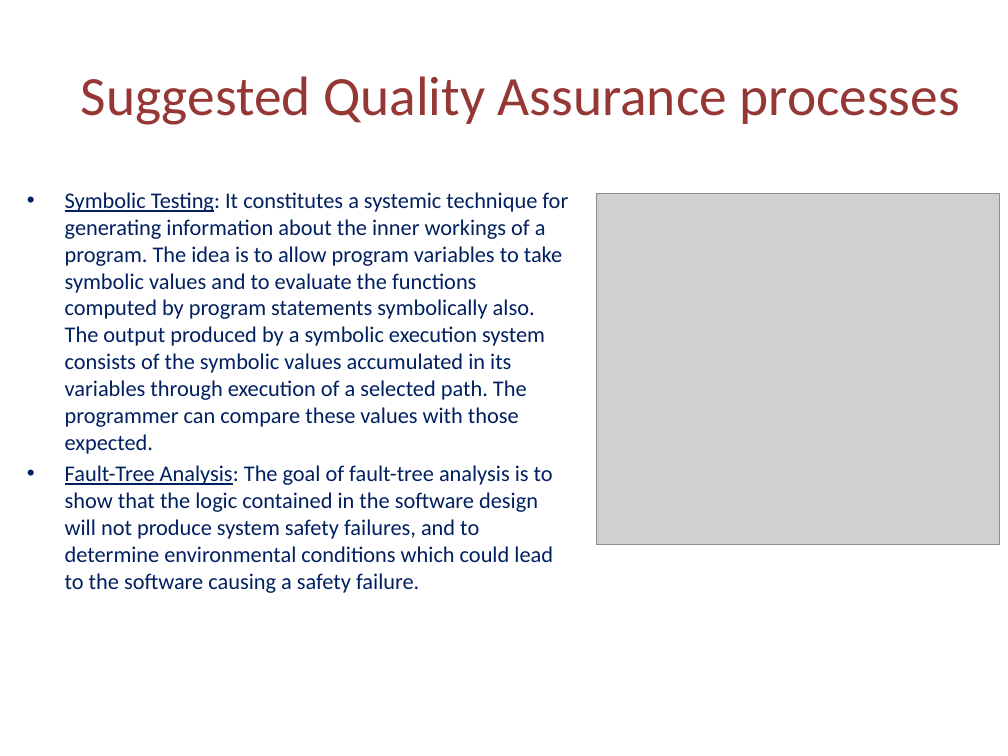
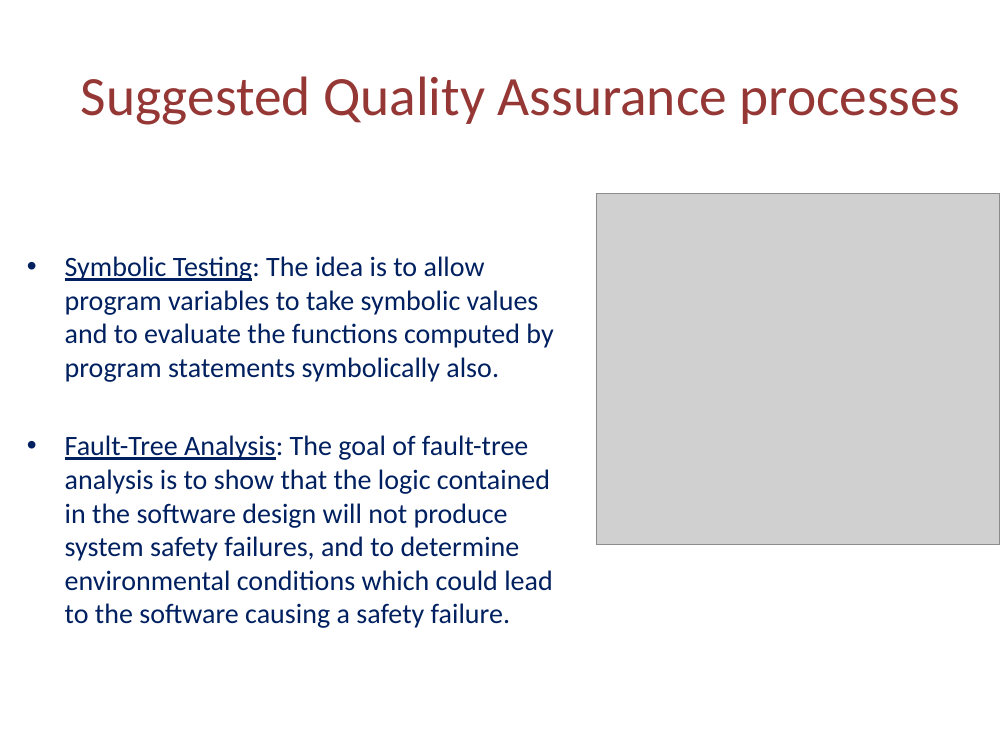
Before and after one commit to shahdk/SchoolBud, a slide deck: slide 4 of Documents/DomainTrackPPT.pptx. Drawn at 1008x756 pixels with LibreOffice and Linux fonts; fonts in the diff are those of the drawing; grey boxes stand for pictures. Boxes give left, top, right and bottom in pixels: in the first picture for what was removed or moved away, otherwise in the second. Text is boxed around its words. In the diff, an @@ line names an element or a change of style, - is before the commit and + after.

```diff
--- a/Documents/DomainTrackPPT.pptx
+++ b/Documents/DomainTrackPPT.pptx
@@ text "Symbolic Testing: The idea is ...": place and size @@
-text "Symbolic Testing: The idea is ..." at box(65, 192, 568, 593)
+text "Symbolic Testing: The idea is ..." at box(65, 256, 553, 628)
@@ text at box(65, 256, 553, 382): text changed; size 16 to 20 pt @@
-• Symbolic Testing: It constitutes a systemic technique for generating information about the inner workings of a program. The idea is to allow program variables to take symbolic values and to evaluate the functions computed by program statements symbolically also. The output produced by a symbolic execution system consists of the symbolic values accumulated in its variables through execution of a selected path. The programmer can compare these values with those expected.
+• Symbolic Testing: The idea is to allow program variables to take symbolic values and to evaluate the functions computed by program statements symbolically also.
@@ text at box(65, 435, 552, 628): size 16 to 20 pt in "Fault-Tree Analysis: The goal of fault-tree analysis ..." @@
```
Also in this commit, not shown: 8 other slides changed.
